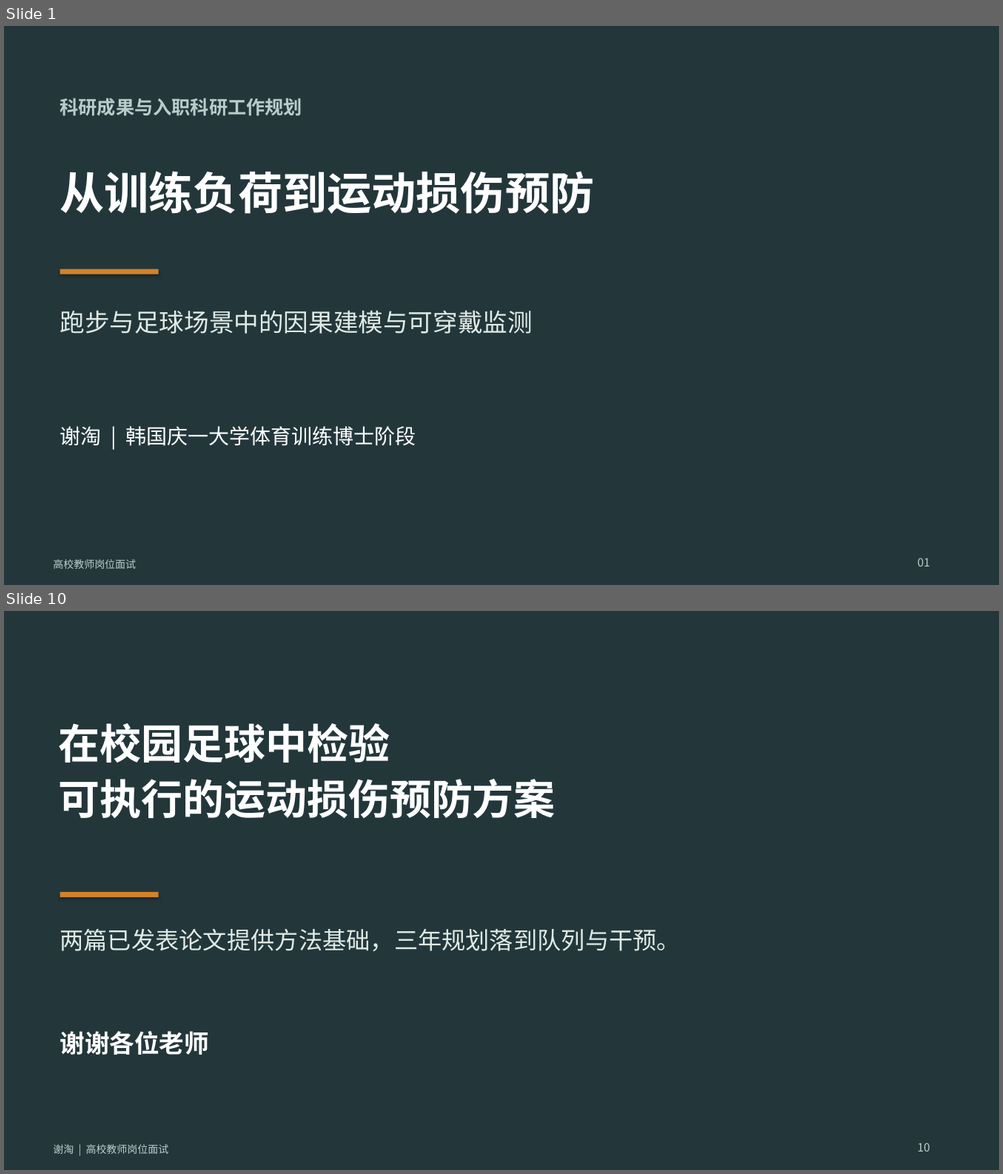
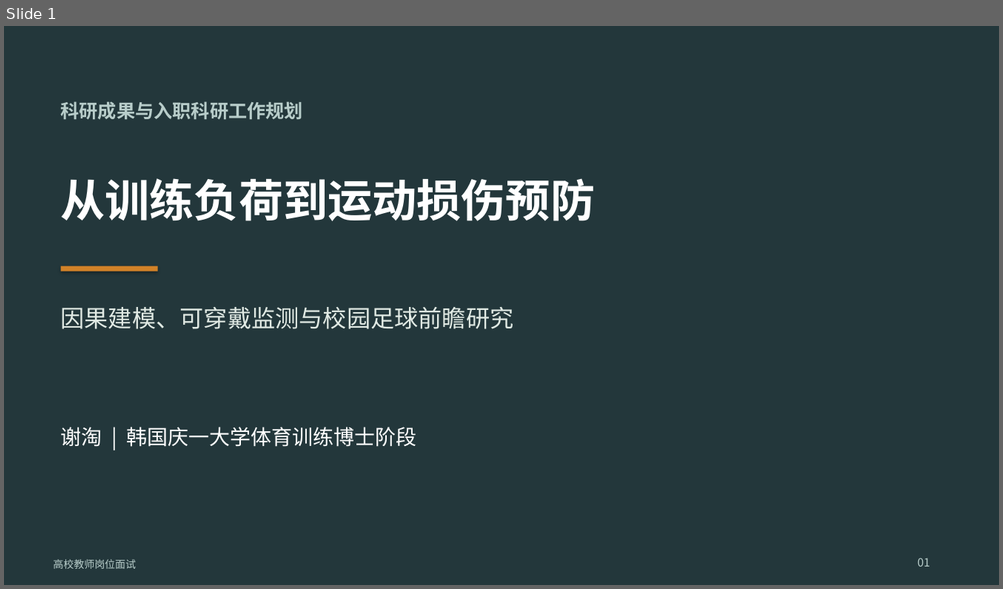
Before and after one commit to TaoXyjammy/DoctorLecture, a slide deck: 谢淘-高校面试科研汇报.pptx. Shown one above the other, each under a label of ours: slides 1 and 10 before the commit, slide 1 after it; the slides between them are not shown. The pictures are 1003x1174 and 1003x589 pixels, drawn with LibreOffice and Linux fonts; fonts in the diff are those of the drawing. Boxes give left, top, right and bottom in pixels: in the first picture for what was removed or moved away, otherwise in the second. Text is boxed around its words. In the diff, an @@ line names an element or a change of style, - is before the commit and + after.

```diff
--- a/谢淘-高校面试科研汇报.pptx
+++ b/谢淘-高校面试科研汇报.pptx
@@ slide 10 removed at (x1=4, y1=611, x2=999, y2=1170), background #23373B @@
@@ text removed at (x1=59, y1=723, x2=555, y2=818) @@
-在校园足球中检验
-可执行的运动损伤预防方案
@@ rectangle removed at (x1=60, y1=892, x2=159, y2=897) @@
@@ text removed at (x1=60, y1=929, x2=681, y2=951) @@
-两篇已发表论文提供方法基础，三年规划落到队列与干预。
@@ text removed at (x1=60, y1=1031, x2=210, y2=1055) @@
-谢谢各位老师
@@ text removed at (x1=917, y1=1143, x2=930, y2=1152) @@
-10
@@ text removed at (x1=53, y1=1145, x2=169, y2=1154) @@
-谢淘 | 高校教师岗位面试
@@ slide 1 changed as well @@
@@ text "科研成果与入职科研工作规划" moved from (x1=60, y1=98, x2=303, y2=116) to (x1=61, y1=101, x2=304, y2=119) @@
@@ text "从训练负荷到运动损伤预防" moved from (x1=60, y1=171, x2=595, y2=214) to (x1=61, y1=178, x2=595, y2=221) @@
@@ rectangle moved from (x1=60, y1=269, x2=159, y2=275) to (x1=61, y1=266, x2=158, y2=272) @@
@@ text at (x1=61, y1=307, x2=514, y2=329): text changed; size 24 to 23 pt @@
-跑步与足球场景中的因果建模与可穿戴监测
+因果建模、可穿戴监测与校园足球前瞻研究
```
Also in this commit, not shown: 6 other slides changed, 10 slides added, 3 other slides removed.
